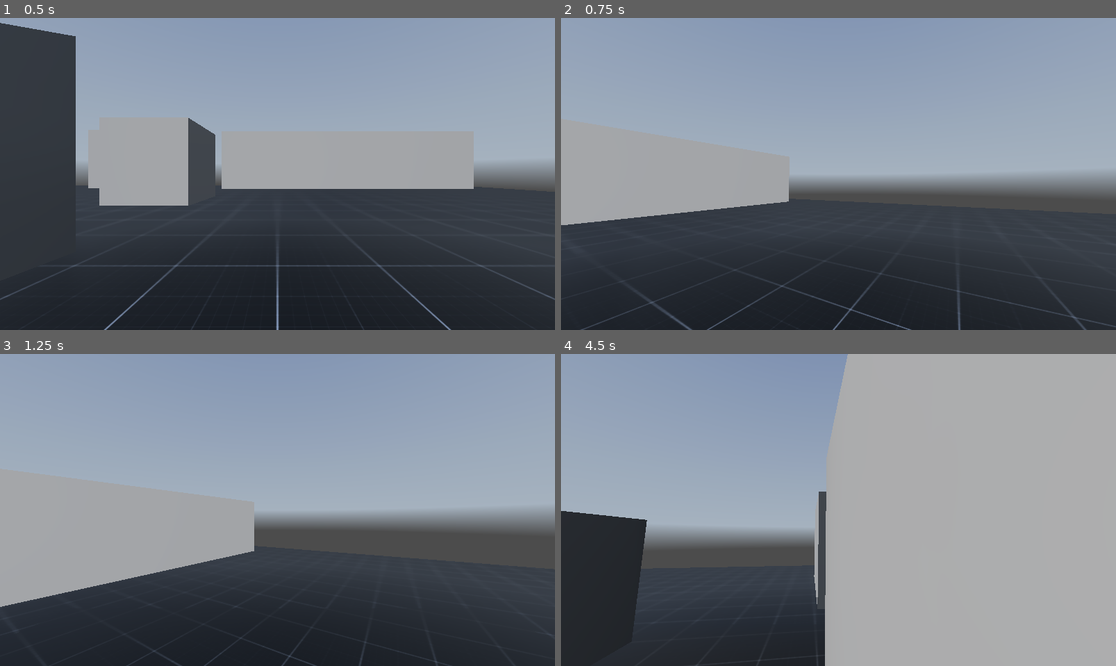
Above: before the commit, frames 1-4 (two rows, left to right).
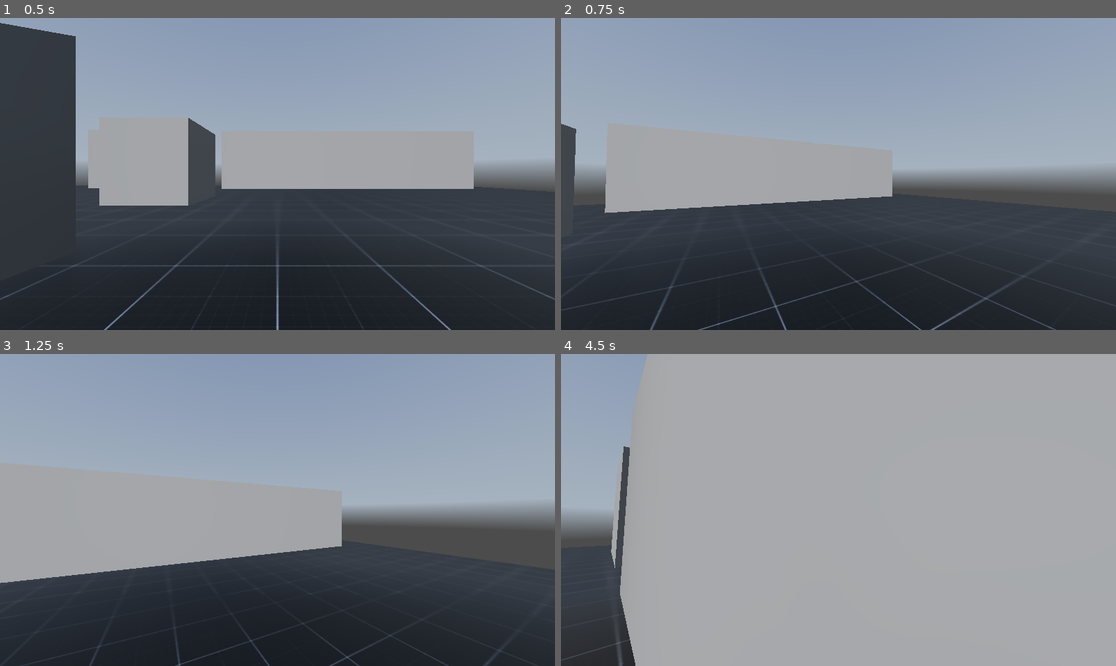
Above: after the commit, the same moments.

Repository: Neltharak/data-breach-protocol
Game: Godot game, scene res://Levels/level_1.tscn
Two runs of this game, one before a commit and one after it. Both use one fixed random seed, a clock stepped at 60 frames per second and the inputs below. A sky picture missing from this copy of the repository is replaced by a grey-blue gradient.
Inputs (mouse positions are in pixels of both pictures, inside the frame that each line leads up to):
- Up to frame 1 (0.5 s): no input
- Up to frame 2 (0.75 s): tap Enter at 0.5 s; move the mouse to (866, 174) at 0.52 s; hold W (move_forward) from 0.53 s (still down); tap Space (jump) at 0.6 s
- Up to frame 3 (1.25 s): keep holding W (move_forward); tap Space (jump) at 0.77, 1.07 s
- Up to frame 4 (4.5 s): keep holding W (move_forward); move the mouse to (810, 510) at 1.27 s; tap Space (jump) at 1.35, 1.52, 1.82, 2.1, 2.85, 3.02, 3.32, 3.5, 3.6, 3.77, 4.07, 4.35 s; move the mouse to (849, 503) at 2.02 s; move the mouse to (832, 516) at 2.77 s; move the mouse to (877, 513) at 3.52 s; move the mouse to (794, 506) at 4.27 s

Frame 1 is identical in both runs. In frame 2, 5.2% of the frame differs, in the area x 0-100%, y 33-100%; in frame 3, 4.3%; in frame 4, 27%, in the area x 0-52%, y 0-100%.

Commit message:
adding fps controller, mouse functionality (broken) and double jump

Diff:
--- a/Levels/level_1.tscn
+++ b/Levels/level_1.tscn
@@ -85,7 +85,8 @@
 
 [node name="CharacterBody3D" parent="." instance=ExtResource("2_doqwn")]
 transform = Transform3D(1, 0, 0, 0, 1, 0, 0, 0, 1, 2, 2, 2)
-TILT_LOWER_LIMIT = null
-TILT_UPPER_LIMIT = null
+TILT_LOWER_LIMIT = -1.5708
+TILT_UPPER_LIMIT = 1.5708
+MOUSE_SENSITIVITY = 0.5
 
 [node name="WE_AutumnSky" parent="." instance=ExtResource("3_5sjhx")]
--- a/controllers/Scripts/fps_controller.gd
+++ b/controllers/Scripts/fps_controller.gd
@@ -7,24 +7,25 @@
 @export var TILT_LOWER_LIMIT := deg_to_rad(-90.0)
 @export var TILT_UPPER_LIMIT := deg_to_rad(90.0)
 @export var CAMERA_CONTROLLER : Camera3D
-
+@export var MOUSE_SENSITIVITY : float = 0.5
 
 var _mouse_input : bool = false
 var _mouse_rotation : Vector3
 var _rotation_input : float
 var _tilt_input : float
 var _can_double_jump : bool = false
+var _player_rotation : Vector3
+var _camera_rotation : Vector3
 
-
-func _input(event: InputEvent) -> void:
+func _input(event: InputEvent):
 	if event.is_action_pressed("exit"):
 		get_tree().quit()
 
 func _unhandled_input(event: InputEvent) -> void:
 	_mouse_input = event is InputEventMouseMotion and Input.get_mouse_mode() == Input.MOUSE_MODE_CAPTURED
 	if _mouse_input:
-		_rotation_input = -event.relative.x
-		_tilt_input = -event.relative.y
+		_rotation_input = -event.relative.x * MOUSE_SENSITIVITY
+		_tilt_input = -event.relative.y * MOUSE_SENSITIVITY
 		print(Vector2(_rotation_input, _tilt_input))
 
 func _update_camera(delta):
@@ -32,15 +33,22 @@
 	_mouse_rotation.x = clamp(_mouse_rotation.x, TILT_LOWER_LIMIT, TILT_UPPER_LIMIT)
 	_mouse_rotation.y += _rotation_input * delta
 
-	CAMERA_CONTROLLER.transform.basis = Basis.from_euler(_mouse_rotation)
+	_player_rotation = Vector3(0.0, _mouse_rotation.y, 0.0)
+	_camera_rotation = Vector3(_mouse_rotation.x, 0.0, 0.0)
+
+	CAMERA_CONTROLLER.transform.basis = Basis.from_euler(_camera_rotation)
 	CAMERA_CONTROLLER.rotation.z = 0.0
+
+	global_transform.basis = Basis.from_euler(_player_rotation)
 	_rotation_input = 0.0
 	_tilt_input = 0.0
 
 func _can_jump() -> bool:
 	if is_on_floor():
+		_can_double_jump = true
 		return true
-
+	elif _can_double_jump:
+		return true
 	return false
 
 
@@ -56,8 +64,12 @@
 	_update_camera(delta)
 
 	# Handle jump.
-	if Input.is_action_just_pressed("jump") and is_on_floor():
+	if Input.is_action_just_pressed("jump") and _can_jump():
+		if not is_on_floor():
+			_can_double_jump = false
+
 		velocity.y = JUMP_VELOCITY
+
 
 	# Get the input direction and handle the movement/deceleration.
 	# As good practice, you should replace UI actions with custom gameplay actions.
--- a/controllers/fps_controller.tscn
+++ b/controllers/fps_controller.tscn
@@ -9,8 +9,6 @@
 
 [node name="CharacterBody3D" type="CharacterBody3D" node_paths=PackedStringArray("CAMERA_CONTROLLER")]
 script = ExtResource("1_n6uja")
-TILT_LOWER_LIMIT = null
-TILT_UPPER_LIMIT = null
 CAMERA_CONTROLLER = NodePath("Camera Controller/Camera3D")
 
 [node name="MeshInstance3D" type="MeshInstance3D" parent="."]
--- a/project.godot
+++ b/project.godot
@@ -47,3 +47,7 @@
 "events": [Object(InputEventKey,"resource_local_to_scene":false,"resource_name":"","device":-1,"window_id":0,"alt_press …(195 unchanged characters)…
 ]
 }
+
+[physics]
+
+3d/default_gravity=20.0
